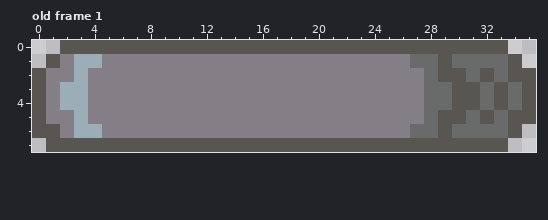
File history of a pixel-art file, ase/stomper-head.ase. That is the earlier state.
36x8 pixels, 1 frame. Shown: old frame 1.
After:
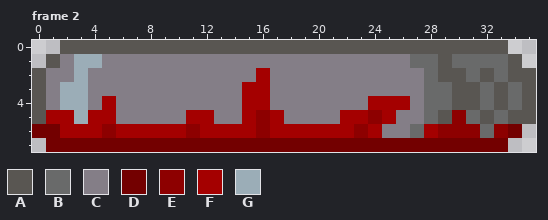
Palette (. is transparent): A #595652  B #696a6a  C #847e87  D #730000  E #8d0000  F #a40000  G #9badb7
A new or re-ordered frame is compared with the old frame closest to it.
The exact change:
frames 1 -> 2
Changed rows in their new state; - is an unchanged pixel.
Frame 2 is new; against old frame 1:
first column x 0:
2 ----------------F------------------
3 ---------------FF------------------
4 -----F---------FF-------FFF--------
5 -FF-FF-----FF--FEF----FFEF----E----
6 DDFFFEFFFFFEFFFFEFFFFFFEF---FEEE-ED
7 -DDDDDDDDDDDDDDDDDDDDDDDDDDDDDDDDD-
Pixel boxes of the changes (left, top, right, bottom) in both pictures:
changed: (32, 68, 522, 152)
